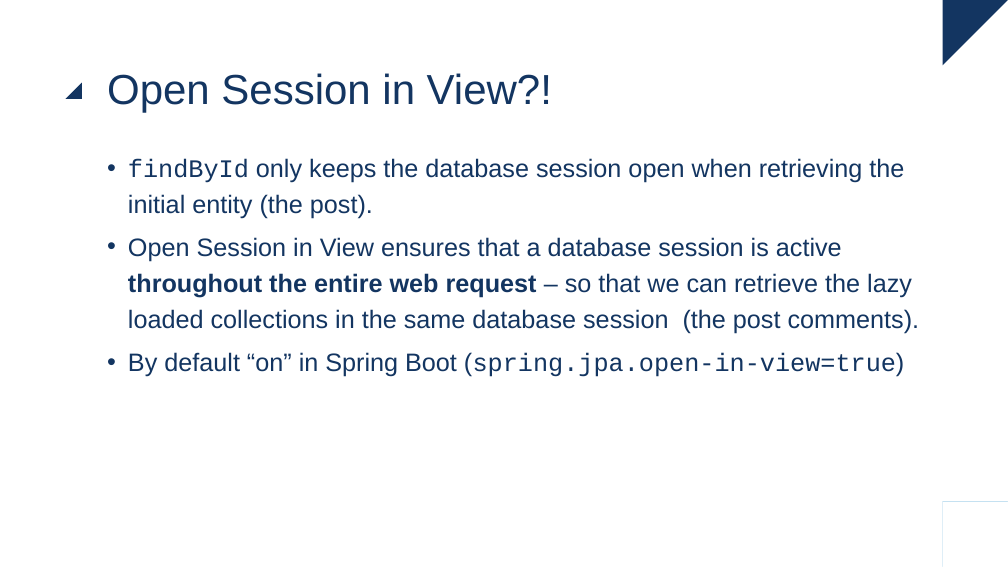
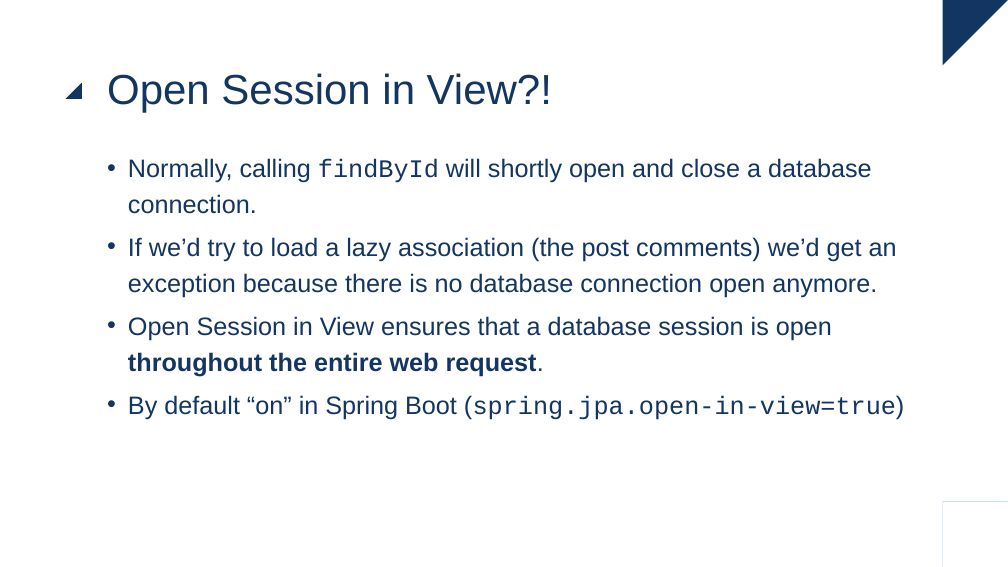
Before and after one commit to raoulvdberge/jpa-with-hibernate, a slide deck: slide 17 of slides.pptx. Drawn at 1008x567 pixels with LibreOffice and Linux fonts; fonts in the diff are those of the drawing. Boxes give left, top, right and bottom in pixels: in the first picture for what was removed or moved away, otherwise in the second. Text is boxed around its words. In the diff, an @@ line names an element or a change of style, - is before the commit and + after.

Commit message:
Update slides

```diff
--- a/slides.pptx
+++ b/slides.pptx
@@ text at <box>128,158,897,377</box>: text changed @@
-• findById only keeps the database session open when retrieving the initial entity (the post).
-• Open Session in View ensures that a database session is active throughout the entire web request – so that we can retrieve the lazy loaded collections in the same database session (the post comments).
+• Normally, calling findById will shortly open and close a database connection.
+• If we’d try to load a lazy association (the post comments) we’d get an exception because there is no database connection open anymore.
+• Open Session in View ensures that a database session is open throughout the entire web request.
```
Also in this commit, not shown: 2 other files.
